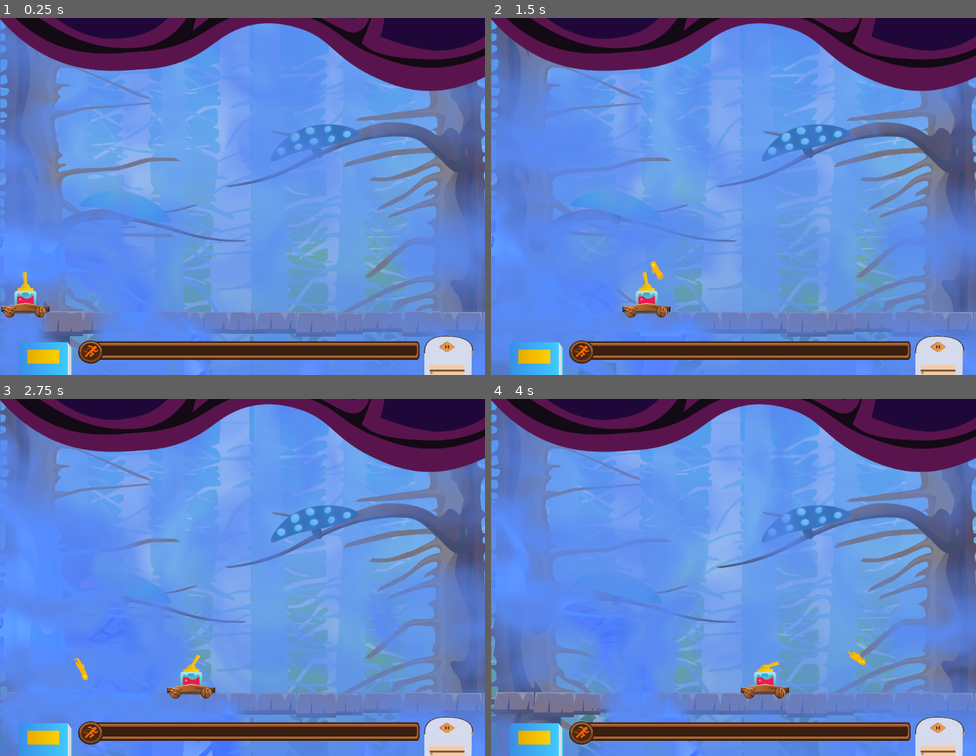
Above: before the commit, frames 1-4 (two rows, left to right).
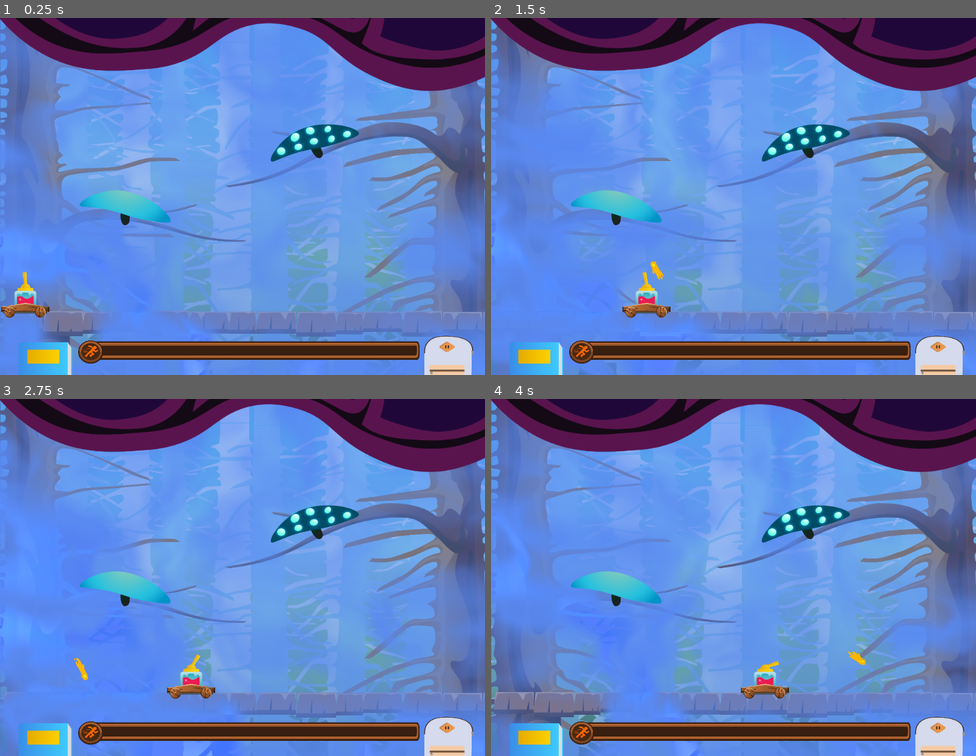
Above: after the commit, the same moments.

Repository: kleimaj/gaming-club-dev
Game: Godot game, scene res://Scenes/Game.tscn
Two runs of this game, one before a commit and one after it. Both use one fixed random seed, a clock stepped at 60 frames per second and the inputs below.
Inputs (mouse positions are in pixels of both pictures, inside the frame that each line leads up to):
- Up to frame 1 (0.25 s): no input
- Up to frame 2 (1.5 s): move the mouse to (840, 178) at 0.52 s; hold D (forward) 0.53-1.28 s; click (840, 178) at 0.6 s; move the mouse to (636, 214) at 1.27 s; hold A (back) from 1.28 s (still down); click (636, 214) at 1.35 s
- Up to frame 3 (2.75 s): move the mouse to (291, 498) at 2.02 s; release A (back) at 2.03 s; hold D (forward) from 2.03 s (still down); click (291, 498) at 2.1 s
- Up to frame 4 (4 s): move the mouse to (709, 648) at 2.77 s; click (709, 648) at 2.85 s; move the mouse to (879, 631) at 3.52 s; release D (forward) at 3.53 s; hold A (back) from 3.53 s (still down); click (879, 631) at 3.6 s

The runs differ from the first frame. In frame 1, 1.9% of the frame differs, in the area x 16-74%, y 29-59%; in frame 2, 1.9%; in frame 3, 1.9%; in frame 4, 1.9%.

Commit message:
positions mushrooms above mist

Diff:
--- a/Scenes/Game.tscn
+++ b/Scenes/Game.tscn
@@ -18,7 +18,6 @@
 [ext_resource path="res://Scenes/ProgressBar.gd" type="Script" id=16]
 [ext_resource path="res://Scenes/evilMist.gd" type="Script" id=17]
 [ext_resource path="res://Scenes/Enemy/Blue Spotted Mushroom.tscn" type="PackedScene" id=18]
-[ext_resource path="res://Scripts/Enemy.gd" type="Script" id=19]
 [ext_resource path="res://Assets/GFX/background/ground.png" type="Texture" id=28]
 [ext_resource path="res://Assets/GFX/background/background/bgLayer3.png" type="Texture" id=30]
 [ext_resource path="res://Assets/GFX/background/background/bgLayer2.png" type="Texture" id=34]
@@ -78,6 +77,15 @@
 scale = Vector2( 1.02118, 0.925825 )
 texture = ExtResource( 28 )
 
+[node name="Mist" type="Sprite" parent="."]
+light_mask = 526087
+material = SubResource( 1 )
+position = Vector2( 509.469, 244.558 )
+rotation = 0.801412
+scale = Vector2( 5.74031, 6.29482 )
+texture = ExtResource( 5 )
+flip_v = true
+
 [node name="Enemies" type="Node2D" parent="."]
 position = Vector2( 2.95483, 36.9359 )
 
@@ -92,19 +100,6 @@
 ] instance=ExtResource( 18 )]
 position = Vector2( 658.284, 222.651 )
 rotation = -0.289871
-scale = Vector2( 0.50361, 0.50361 )
-collision_layer = 4
-collision_mask = 2
-script = ExtResource( 19 )
-
-[node name="Mist" type="Sprite" parent="."]
-light_mask = 526087
-material = SubResource( 1 )
-position = Vector2( 509.469, 244.558 )
-rotation = 0.801412
-scale = Vector2( 5.74031, 6.29482 )
-texture = ExtResource( 5 )
-flip_v = true
 
 [node name="evilMist" type="Sprite" parent="."]
 position = Vector2( 487.528, -196.501 )
Not shown, added: Builds/Week4/favicon.png.import
Not shown, added: Builds/Week4/index.png.import
Not shown: 1 places in Scenes/Game.tscn that only renumber resources
